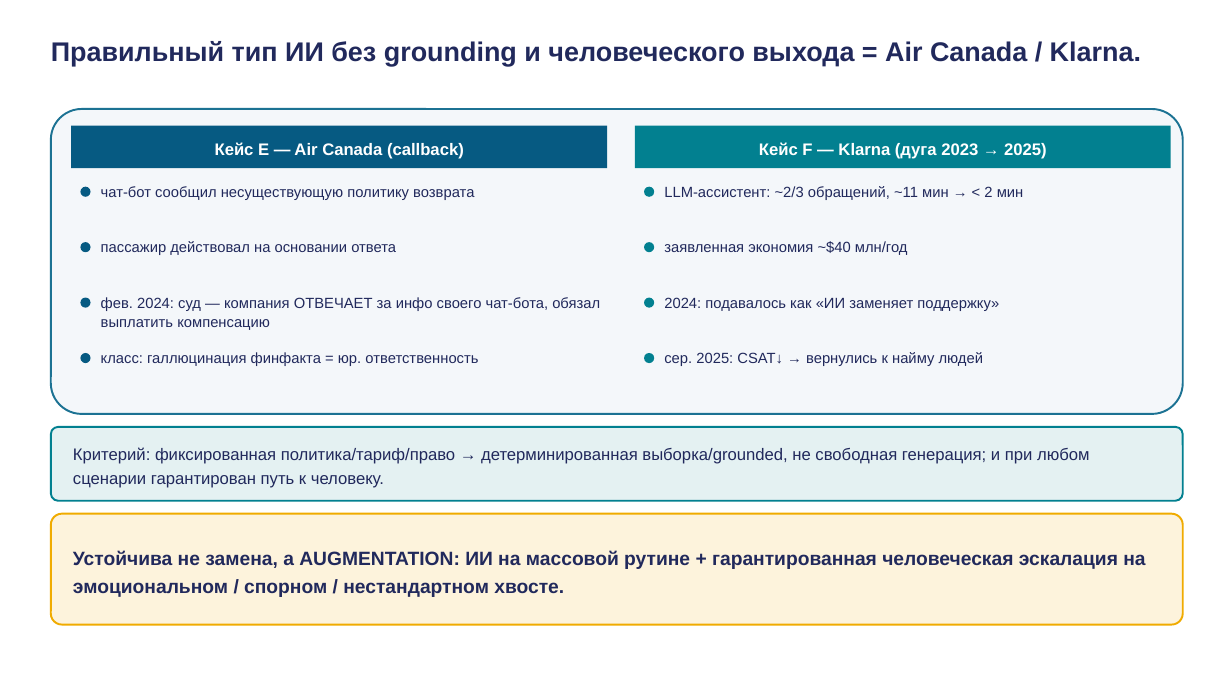
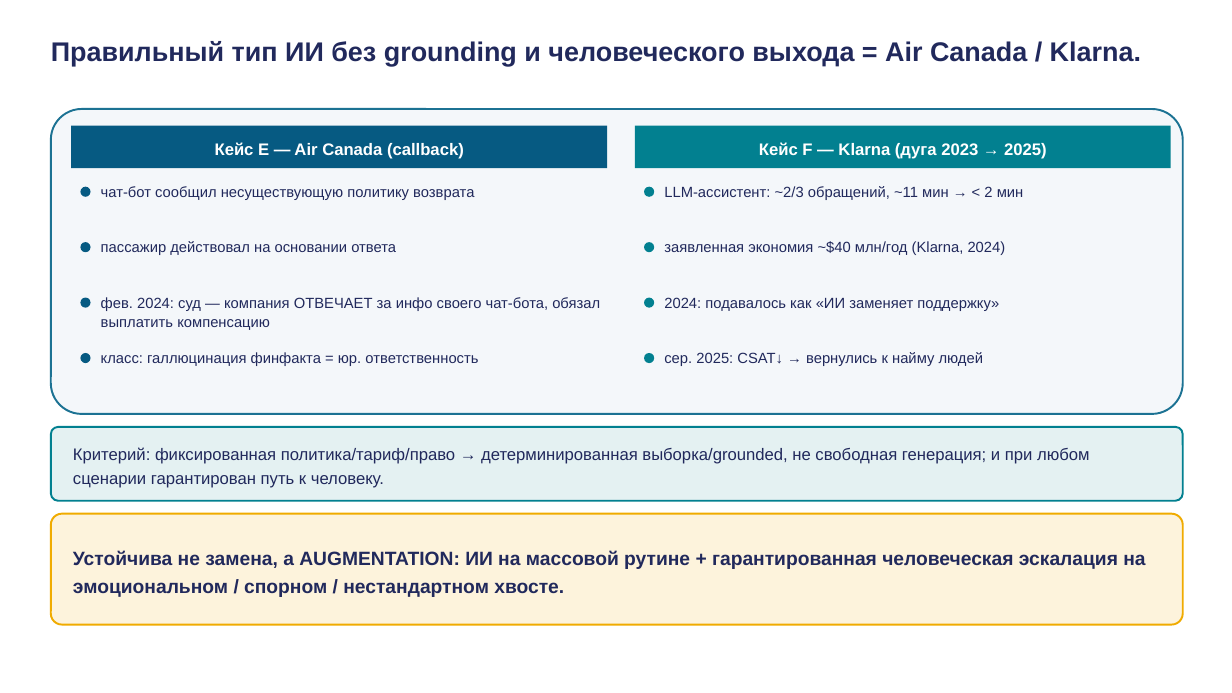
Before and after one commit to tellina-study/AI-usage-lessons, a slide deck: slide 24 of library/lectures/lec-05/rendered/lec-05.pptx. Drawn at 1232x693 pixels with LibreOffice and Linux fonts; fonts in the diff are those of the drawing. Boxes give left, top, right and bottom in pixels: in the first picture for what was removed or moved away, otherwise in the second. Text is boxed around its words. In the diff, an @@ line names an element or a change of style, - is before the commit and + after.

```diff
--- a/library/lectures/lec-05/rendered/lec-05.pptx
+++ b/library/lectures/lec-05/rendered/lec-05.pptx
@@ text at bbox=[664, 241, 1006, 255]: text changed @@
-заявленная экономия ~$40 млн/год
+заявленная экономия ~$40 млн/год (Klarna, 2024)
```
Also in this commit, not shown: 16 other slides changed, 1 slide added, 1 slide removed, 35 other files.
